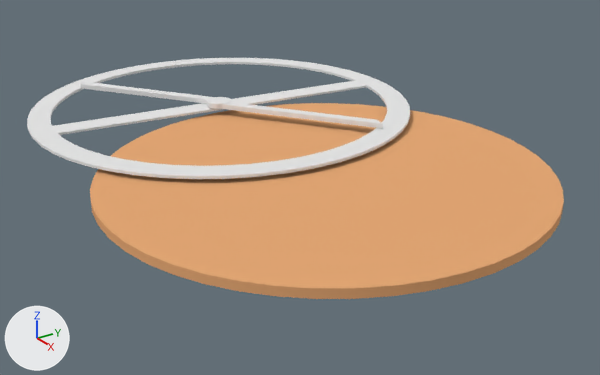
A saved change to the Blender file useful/Equatorie.blend.
Camera for both pictures: a 50 mm lens placed at (16.69, -11.8, 8.94), pointed at (-1.72, 0.64, -0.62). The lights are fixed; the arrows at lower left show +X, +Y and +Z.

The first picture shows 'Base', 'NurbsCircle', 'Plane', 'Plane.001', 'Rim'.
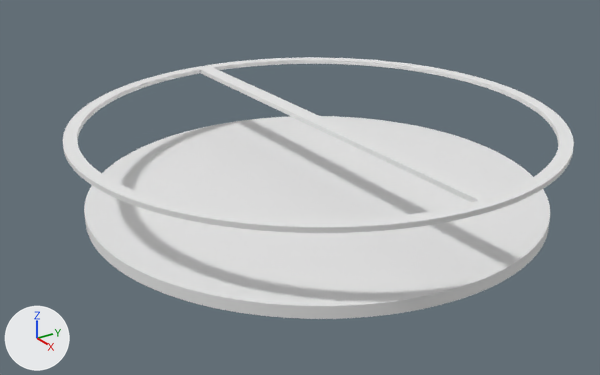
Commit message: updated equatorie model

What differs and where, as boxes [x1, y1, x2, y2] in the pictures (600 x 375 px):
'Base', reshaped, moved, rescaled: before [90, 103, 564, 299]; after [84, 116, 550, 319]
'Epicycle', added: after [63, 57, 574, 233]
'Rim', deleted: before [27, 58, 410, 179]
'Plane.001', deleted: before [222, 102, 383, 129]
'Plane', deleted: before [80, 81, 213, 104]
'NurbsCircle', deleted: before [207, 97, 231, 109]

Patch to the scene script:
```diff
--- a/useful/Equatorie.blend.py
+++ b/useful/Equatorie.blend.py
@@ me_mesh_1 @@
+me_mesh_1.from_pydata(...)  # 2880 vertices, 2156 faces; spans x -1.0..1.0, y -1.0..1.0, z -0.03..0.03
+me_mesh_1.materials.append(mat_brass)  # white #e7e7e7
@@ me_cube_001 @@
+me_cube_001.from_pydata(...)  # 5756 vertices, 4308 faces; spans x -1.1..1.1, y -33.6..33.6, z -0.6..0.6
+me_cube_001.materials.append(mat_sky)  # white #e7e7e7
@@ ob_plane_001 @@
-ob_plane_001 = bpy.data.objects.new('Plane.001', me_plane_002)
-ob_plane_001.parent = ob_pointer
-ob_plane_001.location = (1.693, -2.221, 0.118)
-ob_plane_001.rotation_euler = (0.0, 0.0, 5.413)  # degrees (0, 0, 310)
-ob_plane_001.scale = (2.77, 0.135, 0.135)
@@ ob_plane @@
-ob_plane = bpy.data.objects.new('Plane', me_plane)
-ob_plane.parent = ob_pointer
-ob_plane.location = (-1.713, 2.247, 0.118)
-ob_plane.rotation_euler = (0.0, 0.0, 2.267)  # degrees (0, 0, 130)
-ob_plane.scale = (2.77, 0.135, 0.135)
@@ ob_nurbscircle @@
-ob_nurbscircle = bpy.data.objects.new('NurbsCircle', cu_nurbscircle)
-ob_nurbscircle.parent = ob_pointer
-ob_nurbscircle.location = (-0.0271, -0.0105, 0.259)
-ob_nurbscircle.rotation_euler = (0.0, 0.0, 2.267)  # degrees (0, 0, 130)
-ob_nurbscircle.scale = (0.329, 0.329, 0.329)
-_m = ob_nurbscircle.modifiers.new('Solidify', 'SOLIDIFY')
-_m.thickness = 0.406
-_m.nonmanifold_thickness_mode = 'FIXED'
-_m.nonmanifold_merge_threshold = 0.0003
@@ ob_rim @@
-ob_rim = bpy.data.objects.new('Rim', me_mesh)
-ob_rim.parent = ob_deferent
-ob_rim.location = (0.531, -0.372, 0.508)
-ob_rim.scale = (4.55, 4.55, 1.79)
@@ ob_base @@
-ob_base = bpy.data.objects.new('Base', cu_beziercircle)
-ob_base.location = (0.07, 0.24, 0.43)
-ob_base.scale = (6.1, 6.1, 6.1)
+ob_base = bpy.data.objects.new('Base', me_mesh_1)
+ob_base.location = (0.0, 0.0, 0.0)
+ob_base.scale = (6.02, 6.02, 6.02)
@@ ob_epicycle @@
+ob_epicycle = bpy.data.objects.new('Epicycle', me_cube_001)
+ob_epicycle.location = (0.0, 0.0, 2.0)
+ob_epicycle.scale = (5.78, 0.189, 0.0942)
```
